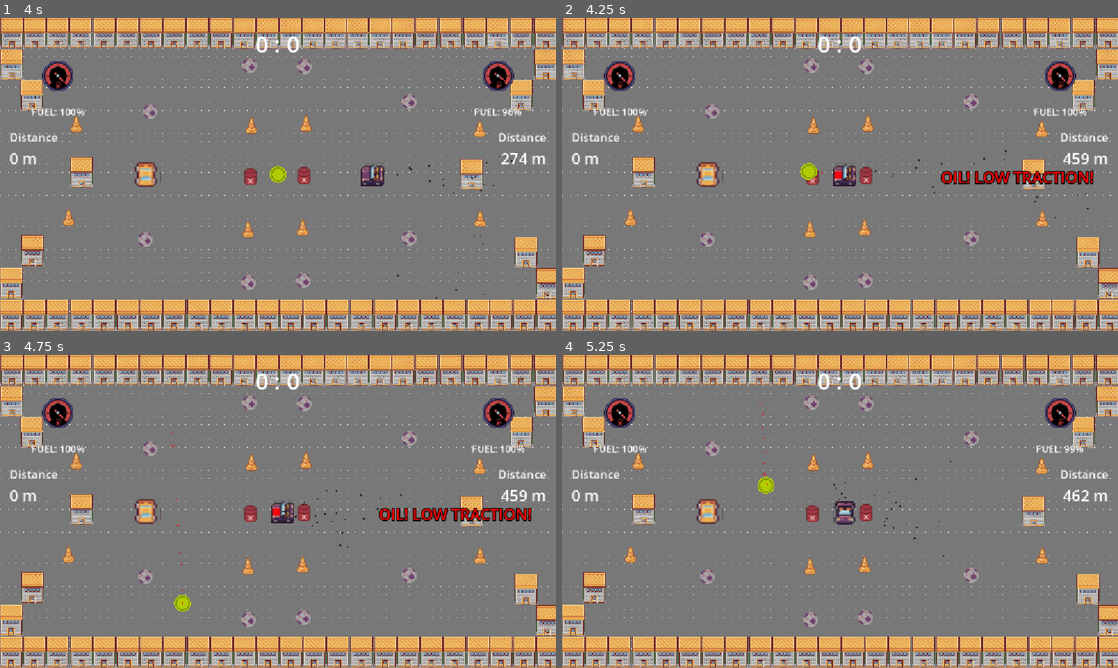
Above: before the commit, frames 1-4 (two rows, left to right).
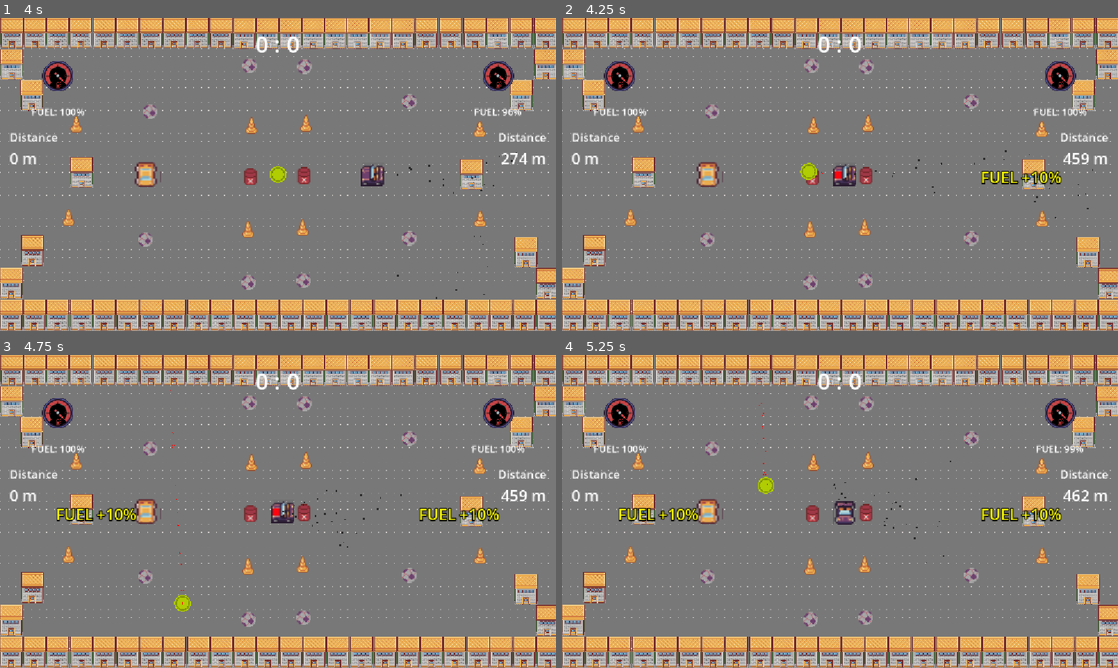
Above: after the commit, the same moments.

Repository: hudayiarici/street_hockey_godot
Game: Godot game, scene res://scenes/main.tscn
Same seed, same stepped clock (60 frames per second), same inputs: the game is played once before the commit and once after it.
Inputs:
- Up to frame 1 (4 s): tap Space at 0.5 s; hold Right (ui_right) 0.53-1.28 s; tap E (KEY_E) every 0.75 s from 0.6 to 3.6 s; tap Enter (ui_accept) at 0.77, 1.52, 3.02, 3.77 s; hold Down (ui_down) 1.28-2.03 s; hold Right (ui_right) 2.03-2.78 s; hold Up (ui_up) 2.78-3.53 s; hold Left (ui_left) from 3.53 s (still down)
- Up to frame 2 (4.25 s): keep holding Left (ui_left)
- Up to frame 3 (4.75 s): keep holding Left (ui_left); tap E (KEY_E) at 4.35 s; tap Enter (ui_accept) at 4.52 s
- Up to frame 4 (5.25 s): release Left (ui_left) at 5.03 s; hold Down (ui_down) from 5.03 s (still down); tap E (KEY_E) at 5.1 s

Frame 1 is identical in both runs. In frame 2, 1.0% of the frame differs, in the area x 68-96%, y 48-54%; in frame 3, 1.4%, in the area x 10-96%, y 48-54%; in frame 4, 0.9%.

Commit message:
Add fuel increase notifications to HUD on puck hit

Diff:
--- a/scripts/main.gd
+++ b/scripts/main.gd
@@ -241,12 +241,14 @@
 		if hud_player1:
 			var fuel_percent = (fuel_player1 / MAX_FUEL) * 100.0
 			hud_player1.update_fuel_display(fuel_percent)
+			hud_player1.show_notification("FUEL +10%", 2.0, Color.YELLOW)
 		print("Player 1 fuel increased by 10%, now at: ", fuel_player1)
 	elif player_id == 2:
 		fuel_player2 = min(fuel_player2 + 10.0, MAX_FUEL)
 		if hud_player2:
 			var fuel_percent = (fuel_player2 / MAX_FUEL) * 100.0
 			hud_player2.update_fuel_display(fuel_percent)
+			hud_player2.show_notification("FUEL +10%", 2.0, Color.YELLOW)
 		print("Player 2 fuel increased by 10%, now at: ", fuel_player2)
 
 func _on_goal_scored(player_id: int):
